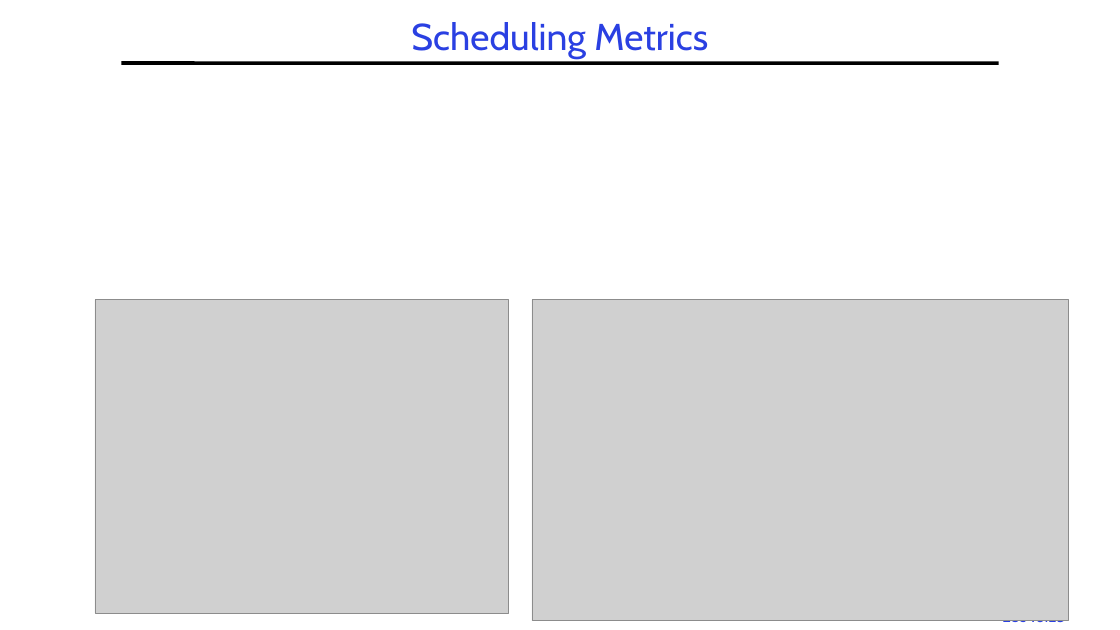
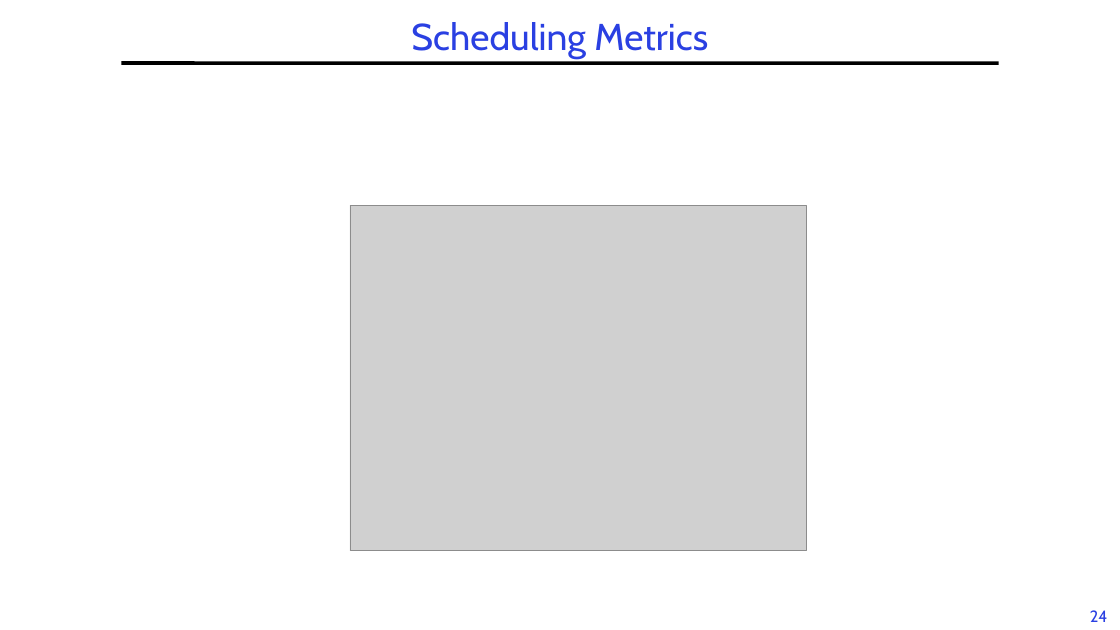
Before and after one commit to guhofstra/CSC256Fa25, a slide deck: slide 24 of PPTs/L6-RTScheduling.pptx (slide 25 before the commit). Drawn at 1120x630 pixels with LibreOffice and Linux fonts; fonts in the diff are those of the drawing; grey boxes stand for pictures. Boxes give left, top, right and bottom in pixels: in the first picture for what was removed or moved away, otherwise in the second. Text is boxed around its words. In the diff, an @@ line names an element or a change of style, - is before the commit and + after.

```diff
--- a/PPTs/L6-RTScheduling.pptx
+++ b/PPTs/L6-RTScheduling.pptx
@@ picture: place and size @@
-picture at [95,300,508,613]
+picture at [350,205,807,550]
@@ picture removed at [532,300,1069,621] @@
@@ page number removed at [1002,620,1066,626] @@
-Lec 16.25
@@ page number added at [1090,610,1108,622], 14 pt, text #2A40E2 @@
+24
```
Also in this commit, not shown: 78 other slides changed, 2 slides removed, 1 other file.
